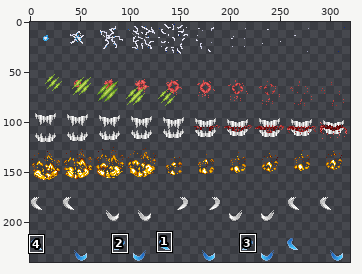
Sprite sheet, stored at Resources/AwesomeGuns/Weapons/SPRITES/Hits.gif. Above: a wide view before the commit, with the close-up outlined.
Close-up. First the earlier version:
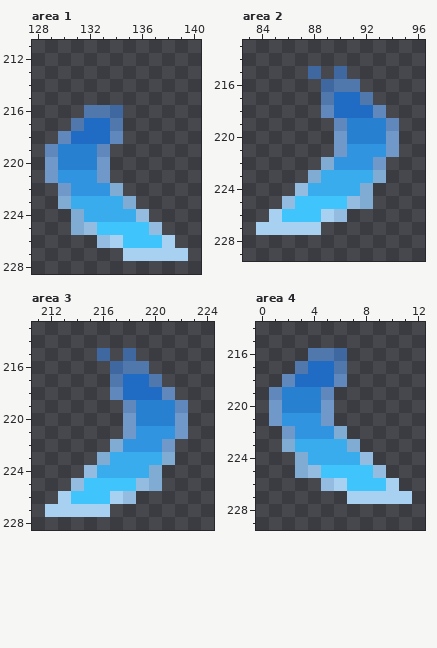
The file is 320x240 pixels. Colours within 5 levels of each other are drawn and written as one. Shown: area 1: x 128..140, y 211..228; area 2: x 83..96, y 213..229; area 3: x 211..224, y 213..228; area 4: x 0..12, y 214..229. The commit also changed other parts of the picture, which this record leaves out.
Now the later version:
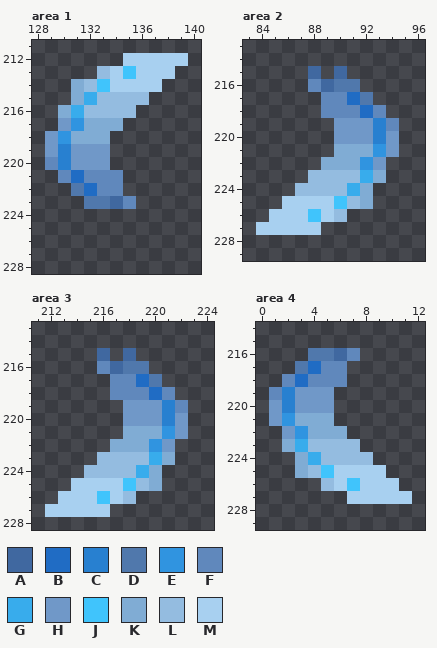
Palette (. is transparent): A #4068a0  B #206cc4  C #2880d0  D #5078ac  E #3094e0  F #6088bc  G #38acec  H #7098c8  J #40c4fc  K #80acd4  L #94bce0  M #a8d0f0
Diff:
Changed rows in their new state; - is an unchanged pixel.
Area 1:
first column x 129:
212 ------MMMMM
213 ----LMJMMM-
214 --KLJMMMM--
215 --KGLLLL---
216 -KGLLLL----
217 -HEKKK-----
218 HEKKK.-----
219 H-HHH------
220 F-HH-------
221 .FBFFF-----
222 -.DBFF-----
223 -..DDAF----
224 --......---
225 --.......--
226 ----......-
227 ------.....
Area 2:
first column x 86:
216 --F----
217 ---FF--
218 ----FF-
219 ----HHH
220 -----HH
221 ----KKK
222 ----KK-
223 --LLLL-
224 --LLL--
225 MMMM---
226 MM-----
Area 3:
first column x 214:
216 --F----
217 ---FF--
218 ----FF-
219 ----HHH
220 -----HH
221 ----KKK
222 ----KK-
223 --LLLL-
224 --LLL--
225 MMMM---
226 MM-----
Area 4:
first column x 3:
216 ----F--
217 --FF---
218 -FF----
219 HHH----
220 HH-----
221 KKK----
222 -KK----
223 -LLLL--
224 --LLL--
225 ---MMMM
226 -----MM
